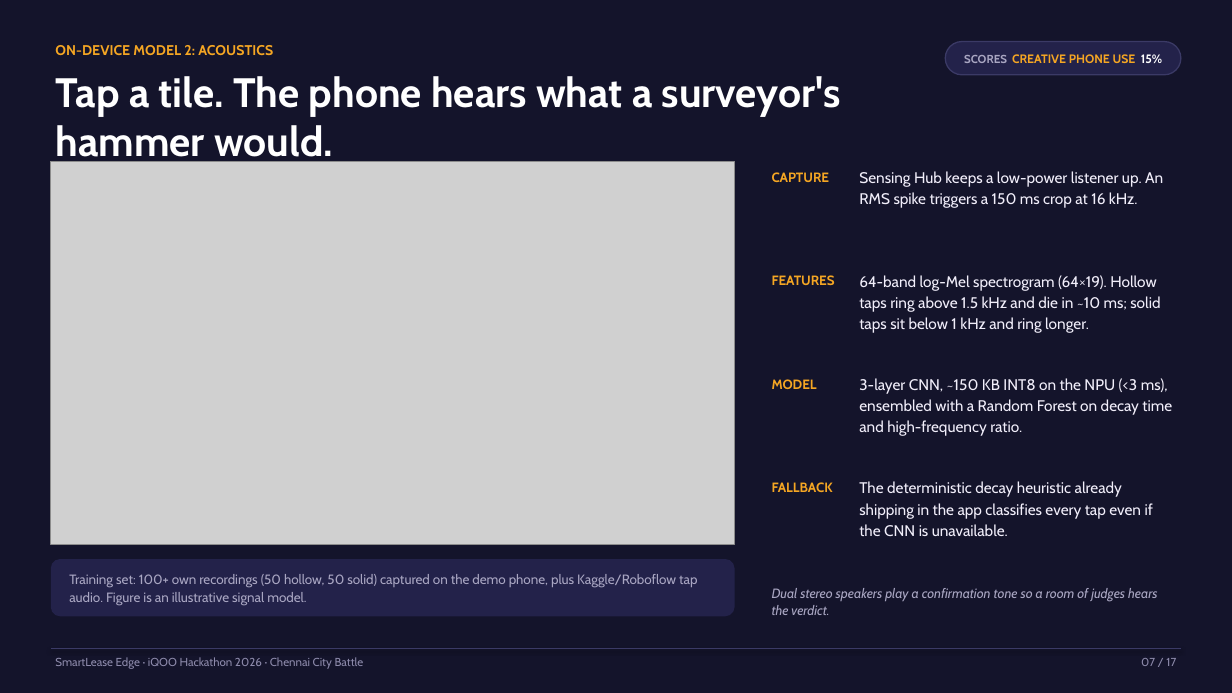
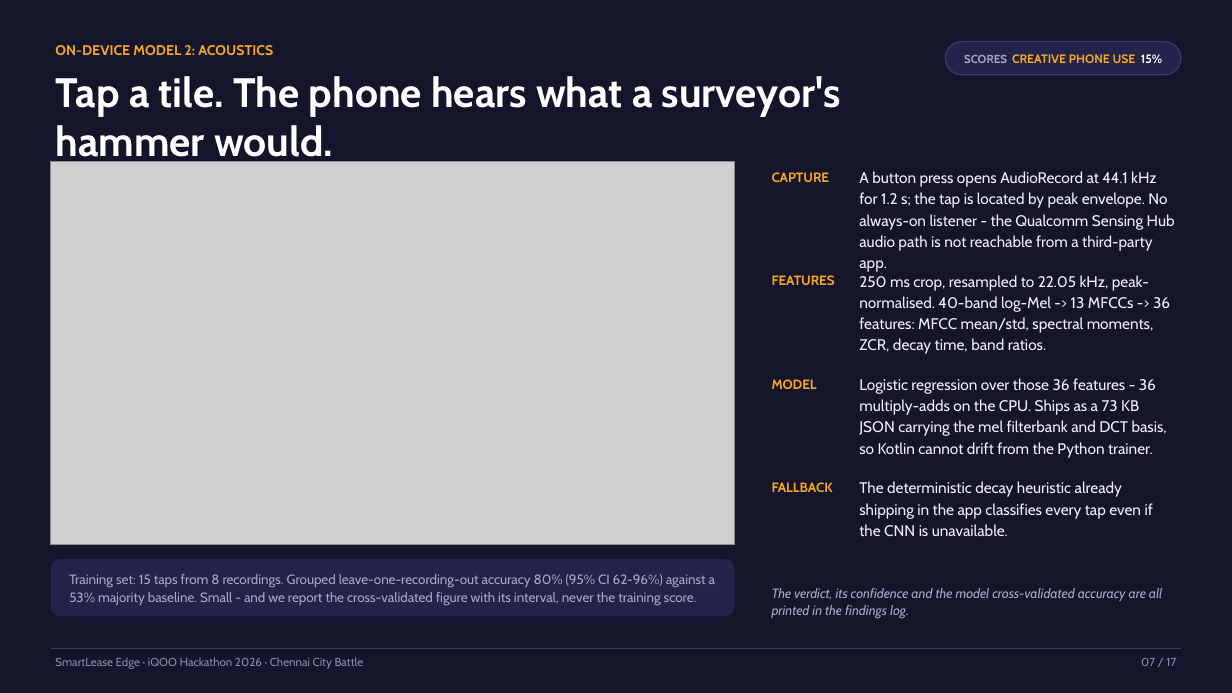
Before and after one commit to hameed0342j/smartlease-edge-chennai-H, a slide deck: slide 7 of docs/pitch/SmartLease-Edge-iQOO-Hackathon-2026.pptx. Drawn at 1232x693 pixels with LibreOffice and Linux fonts; fonts in the diff are those of the drawing; grey boxes stand for pictures. Boxes give left, top, right and bottom in pixels: in the first picture for what was removed or moved away, otherwise in the second. Text is boxed around its words. In the diff, an @@ line names an element or a change of style, - is before the commit and + after.

```diff
--- a/docs/pitch/SmartLease-Edge-iQOO-Hackathon-2026.pptx
+++ b/docs/pitch/SmartLease-Edge-iQOO-Hackathon-2026.pptx
@@ text at <box>859,171,1175,272</box>: text changed @@
-Sensing Hub keeps a low-power listener up. An RMS spike triggers a 150 ms crop at 16 kHz.
+A button press opens AudioRecord at 44.1 kHz for 1.2 s; the tap is located by peak envelope. No always-on listener - the Qualcomm Sensing Hub audio path is not reachable from a third-party app.
@@ text at <box>859,275,1170,354</box>: text changed @@
-64-band log-Mel spectrogram (64×19). Hollow taps ring above 1.5 kHz and die in ~10 ms; solid taps sit below 1 kHz and ring longer.
+250 ms crop, resampled to 22.05 kHz, peak-normalised. 40-band log-Mel -> 13 MFCCs -> 36 features: MFCC mean/std, spectral moments, ZCR, decay time, band ratios.
@@ text at <box>859,378,1167,458</box>: text changed @@
-3-layer CNN, ~150 KB INT8 on the NPU (<3 ms), ensembled with a Random Forest on decay time and high-frequency ratio.
+Logistic regression over those 36 features - 36 multiply-adds on the CPU. Ships as a 73 KB JSON carrying the mel filterbank and DCT basis, so Kotlin cannot drift from the Python trainer.
@@ text at <box>69,574,715,606</box>: text changed @@
-Training set: 100+ own recordings (50 hollow, 50 solid) captured on the demo phone, plus Kaggle/Roboflow tap audio. Figure is an illustrative signal model.
+Training set: 15 taps from 8 recordings. Grouped leave-one-recording-out accuracy 80% (95% CI 62-96%) against a 53% majority baseline. Small - and we report the cross-validated figure with its interval, never the training score.
@@ text at <box>772,588,1162,618</box>: text changed @@
-Dual stereo speakers play a confirmation tone so a room of judges hears the verdict.
+The verdict, its confidence and the model cross-validated accuracy are all printed in the findings log.
```
Also in this commit, not shown: 14 other slides changed, 1 other file.
